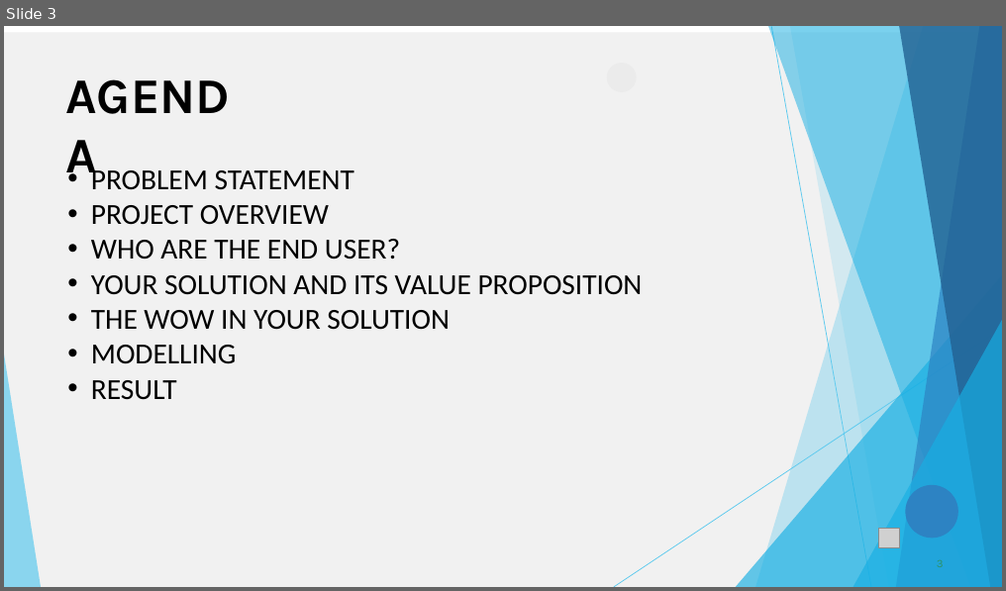
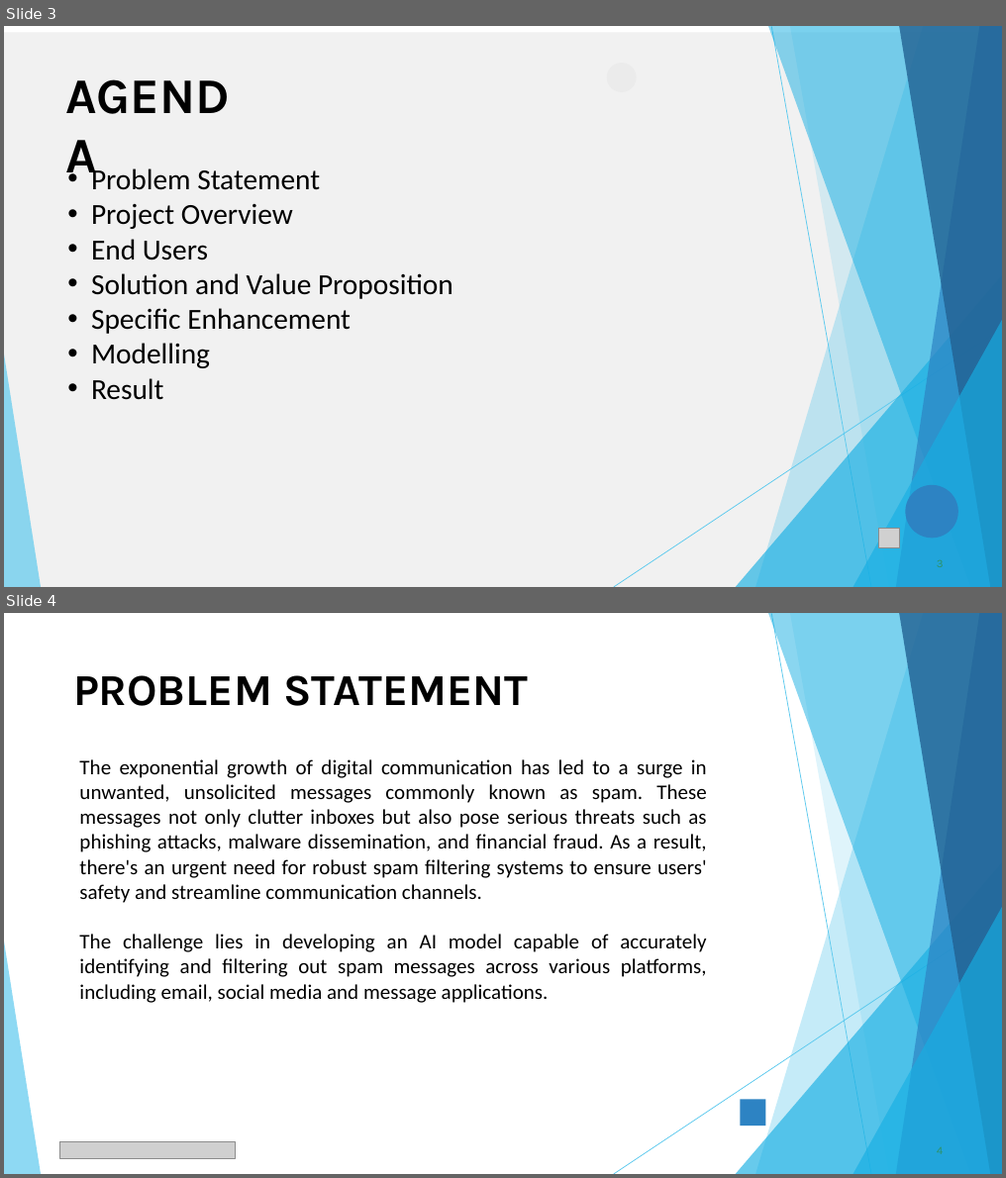
Before and after one commit to Rishika-1202/TNSDC_Generative-AI, a slide deck: SPAM_CLASSIFIER.pptx. Shown one above the other, each under a label of ours: slide 3 before the commit, slides 3 and 4 after it. The pictures are 1006x591 and 1006x1178 pixels, drawn with LibreOffice and Linux fonts; fonts in the diff are those of the drawing; grey boxes stand for pictures. Boxes give left, top, right and bottom in pixels: in the first picture for what was removed or moved away, otherwise in the second. Text is boxed around its words. In the diff, an @@ line names an element or a change of style, - is before the commit and + after.

```diff
--- a/SPAM_CLASSIFIER.pptx
+++ b/SPAM_CLASSIFIER.pptx
@@ slide 4 added at [4,613,1002,1174], background #FFFFFF @@
@@ freeform shape added at [755,613,1002,1174], fill #5FCAEE at 36% opacity @@
@@ freeform shape added at [768,613,1002,1174], fill #17AFE3 at 50% opacity @@
@@ freeform shape added at [772,614,871,1174], outline #5FCAEE 0.75 pt @@
@@ freeform shape added at [790,613,1002,1174], fill #5FCAEE at 20% opacity @@
@@ freeform shape added at [896,613,1002,1174], fill #2D83C3 at 70% opacity @@
@@ freeform shape added at [899,613,1002,1174], fill #226192 at 80% opacity @@
@@ title added at [73,675,528,706], 42.5 pt, text #000000, bold @@
+PROBLEM STATEMENT
@@ text added at [79,760,707,1003], 20 pt, text #000000 @@
+The exponential growth of digital communication has led to a surge in unwanted, unsolicited messages commonly known as spam. These messages not only clutter inboxes but also pose serious threats such as phishing attacks, malware dissemination, and financial fraud. As a result, there's an urgent need for robust spam filtering systems to ensure users' safety and streamline communication channels.
+The challenge lies in developing an AI model capable of accurately identifying and filtering out spam messages across various platforms, including email, social media and message applications.
@@ freeform shape added at [736,862,1002,1174], fill #17AFE3 at 65% opacity @@
@@ freeform shape added at [853,907,1002,1174], fill #17AFE3 at 65% opacity @@
@@ freeform shape added at [614,916,1002,1174], outline #5FCAEE 0.75 pt @@
@@ freeform shape added at [4,942,41,1174], fill #5FCAEE at 70% opacity @@
@@ freeform shape added at [740,1100,765,1126], fill #2D83C3 @@
@@ picture added at [59,1143,235,1158] @@
@@ slide 3 changed as well @@
@@ text at [91,165,453,400]: text changed @@
-• PROBLEM STATEMENT
-• PROJECT OVERVIEW
-• WHO ARE THE END USER?
-• YOUR SOLUTION AND ITS VALUE PROPOSITION
-• THE WOW IN YOUR SOLUTION
-• MODELLING
-• RESULT
+• Problem Statement
+• Project Overview
+• End Users
+• Solution and Value Proposition
+• Specific Enhancement
+• Modelling
+• Result
```
Also in this commit, not shown: 6 other slides changed, 4 other slides added, 3 slides removed.
